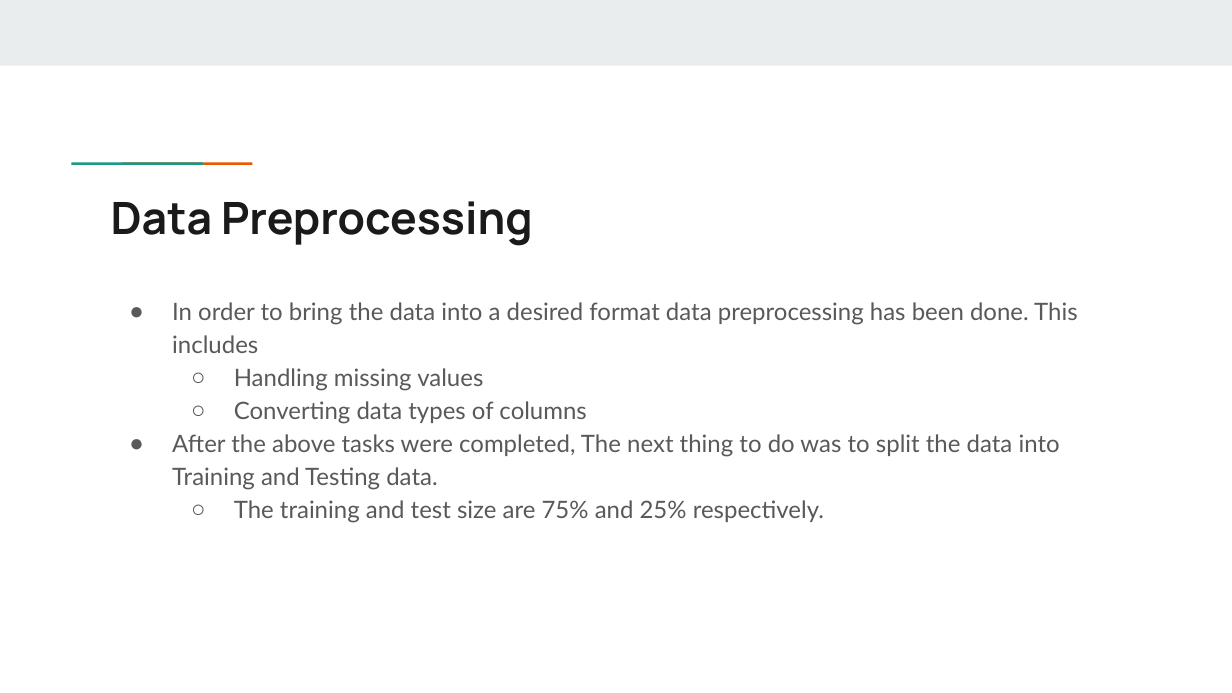
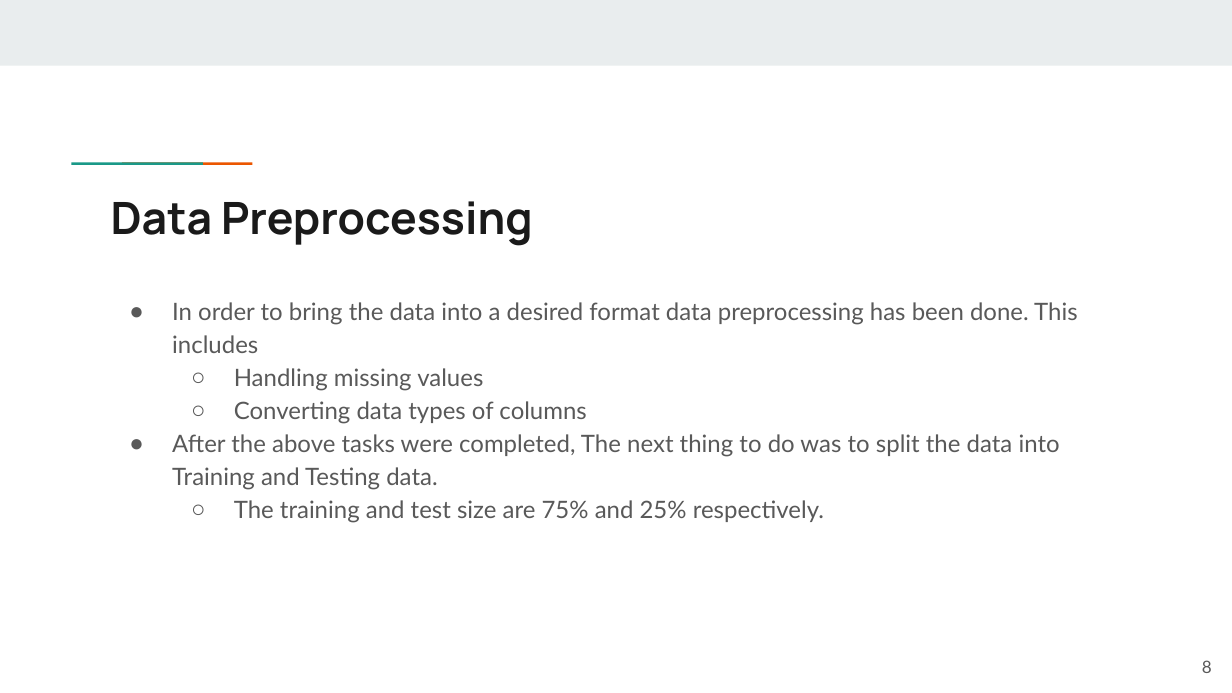
Before and after one commit to aaabduali/Heart-Disease-Prediction, a slide deck: slide 8 of Supervised Machine Learning Approach to Heart Disease Detection.pptx. Drawn at 1232x693 pixels with LibreOffice and Linux fonts; fonts in the diff are those of the drawing. Boxes give left, top, right and bottom in pixels: in the first picture for what was removed or moved away, otherwise in the second. Text is boxed around its words. In the diff, an @@ line names an element or a change of style, - is before the commit and + after.

```diff
--- a/Supervised Machine Learning Approach to Heart Disease Detection.pptx
+++ b/Supervised Machine Learning Approach to Heart Disease Detection.pptx
@@ page number added at (x1=1202, y1=660, x2=1212, y2=673), 10 pt, text #595959 @@
+8
```
Also in this commit, not shown: 9 other slides changed.
